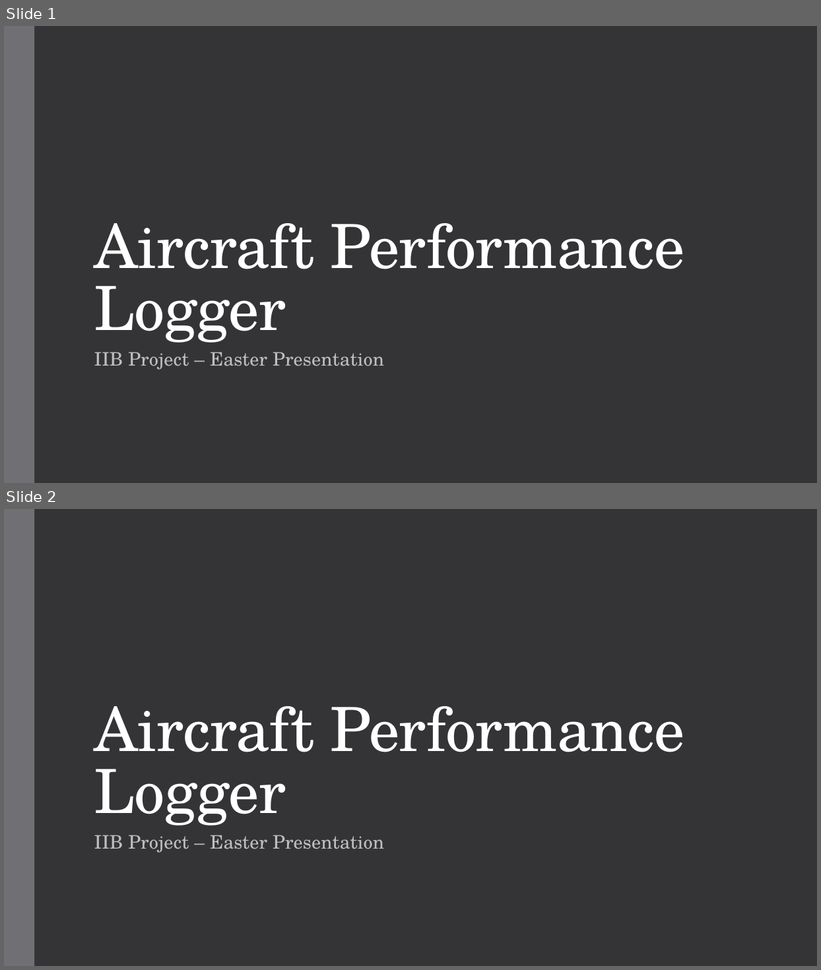
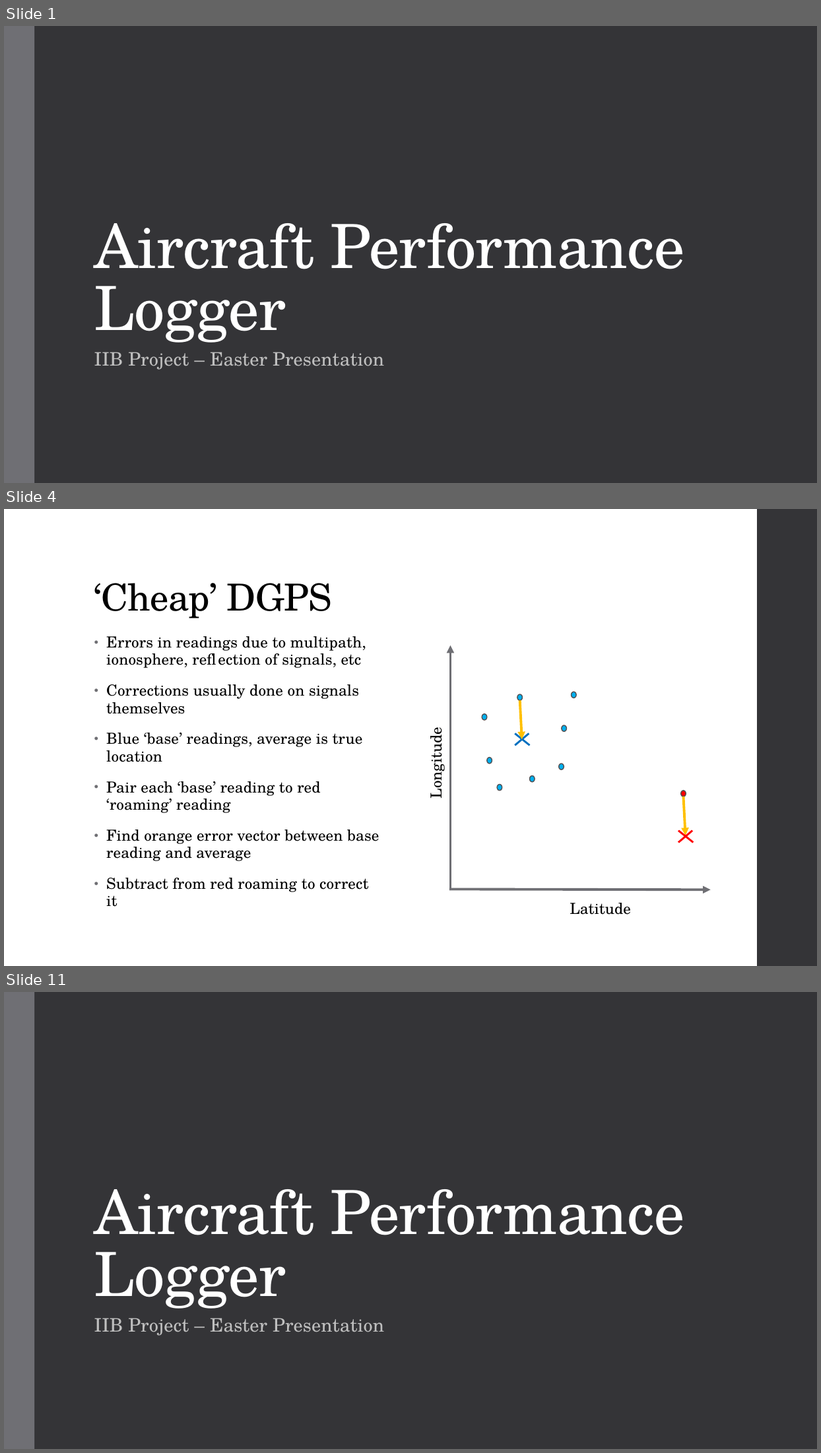
Before and after one commit to BaileyBrookes/Part_IIB_Project, a slide deck: Easter Pressentation/bdb31_easter_presentation.pptx. Shown one above the other, each under a label of ours: slides 1 and 2 before the commit, slides 1, 4 and 11 after it; the slides between them are not shown. The pictures are 821x970 and 821x1453 pixels, drawn with LibreOffice and Linux fonts; fonts in the diff are those of the drawing. Boxes give left, top, right and bottom in pixels: in the first picture for what was removed or moved away, otherwise in the second. Text is boxed around its words. In the diff, an @@ line names an element or a change of style, - is before the commit and + after.

```diff
--- a/Easter Pressentation/bdb31_easter_presentation.pptx
+++ b/Easter Pressentation/bdb31_easter_presentation.pptx
@@ slide 4 added at (4,509,817,966), background #FFFFFF @@
@@ rectangle added at (757,509,817,966), fill #353537 @@
@@ title added at (94,583,332,619), 44 pt, text #000000 @@
+‘Cheap’ DGPS
@@ text added at (106,636,379,907), 18 pt, text #000000 @@
+• Errors in readings due to multipath, ionosphere, reflection of signals, etc
+• Corrections usually done on signals themselves
+• Blue ‘base’ readings, average is true location
+• Pair each ‘base’ reading to red ‘roaming’ reading
+• Find orange error vector between base reading and average
+• Subtract from red roaming to correct it
@@ arrow added from (451, 890) to (451, 646), #6F6F74 3 pt @@
@@ ellipse added at (517,694,523,700), fill #00B0F0, outline #525256 1.1 pt @@
@@ arrow added from (520, 700) to (522, 739), #FFC000 3 pt @@
@@ ellipse added at (572,692,576,698), fill #00B0F0, outline #525256 1.1 pt @@
@@ ellipse added at (482,714,487,720), fill #00B0F0, outline #525256 1.1 pt @@
@@ ellipse added at (562,725,566,731), fill #00B0F0, outline #525256 1.1 pt @@
@@ text added at (424,733,447,797), 18 pt, text #000000 @@
+Longitude
@@ line added from (516, 733) to (530, 746), #0070C0 2.25 pt @@
@@ line added from (529, 733) to (516, 746), #0070C0 2.25 pt @@
@@ ellipse added at (487,758,492,764), fill #00B0F0, outline #525256 1.1 pt @@
@@ ellipse added at (559,764,564,770), fill #00B0F0, outline #525256 1.1 pt @@
@@ ellipse added at (498,785,502,791), fill #00B0F0, outline #525256 1.1 pt @@
@@ ellipse added at (530,776,535,782), fill #00B0F0, outline #525256 1.1 pt @@
@@ ellipse added at (681,791,686,797), fill #FF0000, outline #525256 1.1 pt @@
@@ arrow added from (684, 797) to (686, 836), #FFC000 3 pt @@
@@ line added from (679, 831) to (693, 843), #FF0000 2.25 pt @@
@@ line added from (692, 831) to (679, 843), #FF0000 2.25 pt @@
@@ arrow added from (450, 890) to (711, 890), #6F6F74 3 pt @@
@@ text added at (570,903,630,915), 18 pt, text #000000 @@
+Latitude
@@ what was slide 2 is now slide 11 @@
```
Also in this commit, not shown: 8 other slides added, 8 other files.
